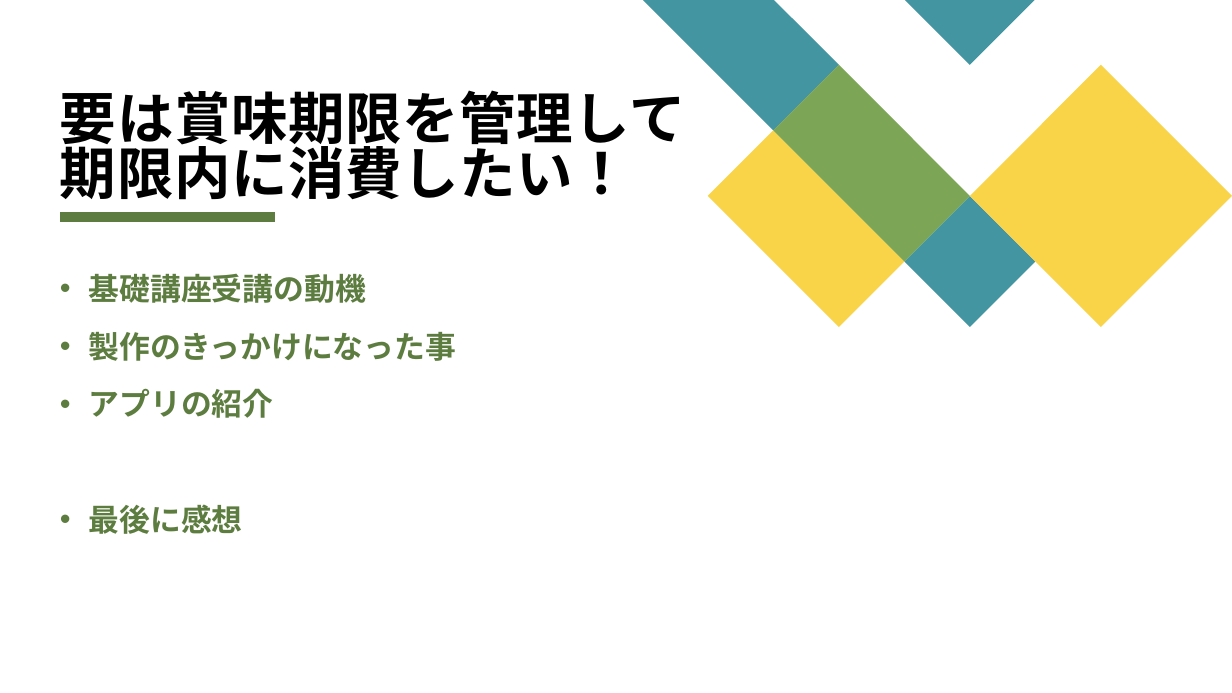
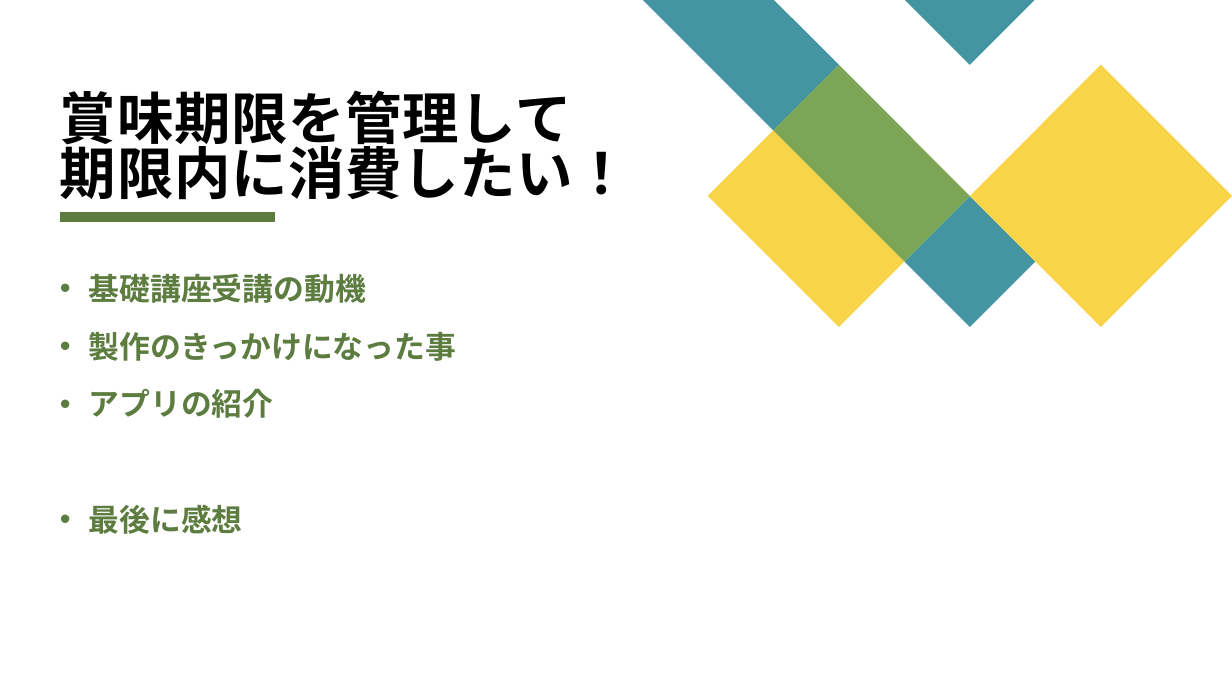
Before and after one commit to Takayuki-Kashiwagi2024/takayuki_kashiwagi.fnd32, a slide deck: slide 2 of プレゼン用_kashiwagi.pptx. Drawn at 1232x693 pixels with LibreOffice and Linux fonts; fonts in the diff are those of the drawing. Boxes give left, top, right and bottom in pixels: in the first picture for what was removed or moved away, otherwise in the second. Text is boxed around its words. In the diff, an @@ line names an element or a change of style, - is before the commit and + after.

```diff
--- a/プレゼン用_kashiwagi.pptx
+++ b/プレゼン用_kashiwagi.pptx
@@ title at (60,90,630,200): text changed @@
-要は賞味期限を管理して
-期限内に消費したい！
+賞味期限を管理して
+期限内に消費したい！
```
Also in this commit, not shown: 4 other slides changed.
